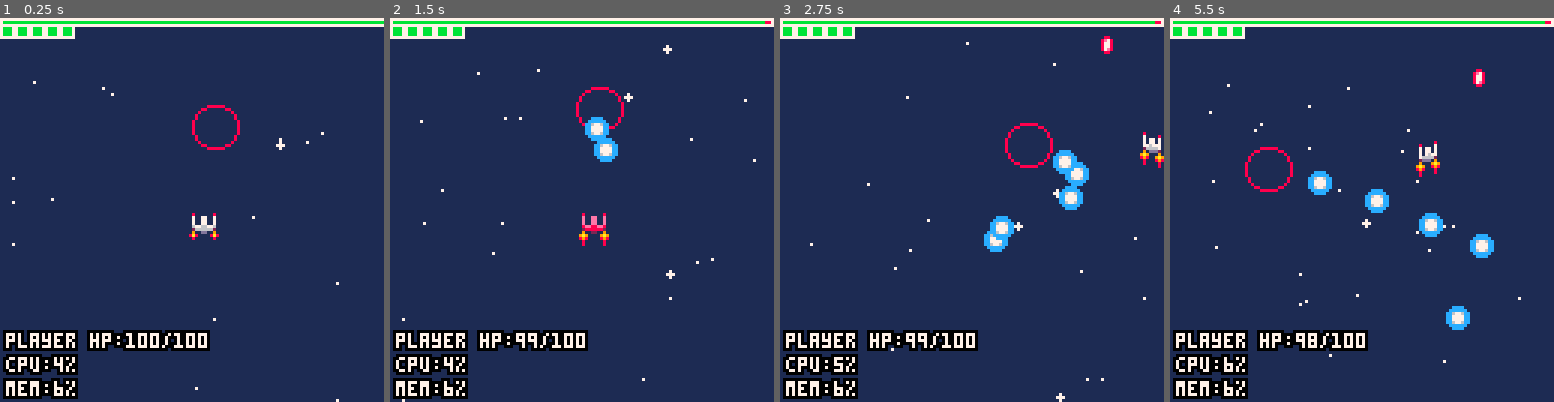
Above: before the commit, frames 1-4 (left to right).
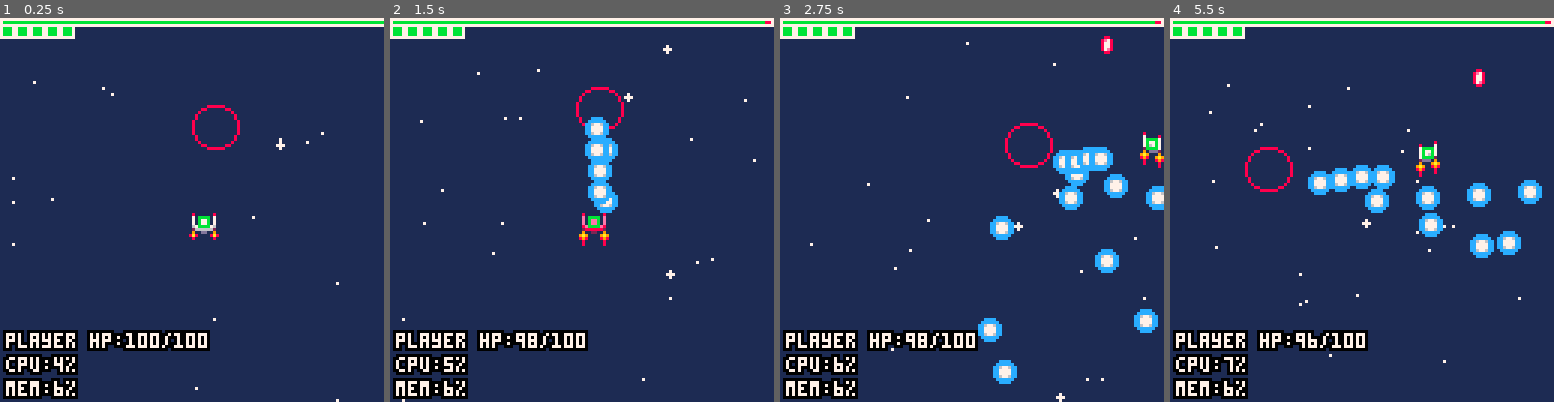
Above: after the commit, the same moments.

Repository: QuentinWidlocher/YogcastJam2020
Game: PICO-8 cartridge game.p8
The game is run twice, just before and just after one commit, with the same random seed, the same clock (stepped at 60 frames per second) and the same inputs.
Inputs:
- Up to frame 1 (0.25 s): no input
- Up to frame 2 (1.5 s): tap X (X key) at 0.33, 1.07 s; tap O (Z key) at 0.7 s
- Up to frame 3 (2.75 s): hold Right 1.6-2.1 s; tap O (Z key) at 1.7, 2.1, 2.5 s; tap X (X key) at 1.85 s; hold Up 2.15-2.42 s; hold Right from 2.47 s (still down)
- Up to frame 4 (5.5 s): tap O (Z key) every 0.4 s from 2.9 to 5.3 s; tap X (X key) at 2.97, 4.08, 5.2 s; release Right at 3.03 s; hold Left 3.08-3.58 s; hold Down 3.63-3.97 s; hold Right 4.02-4.68 s; hold Up 4.73-5.03 s; hold Left from 5.08 s (still down)

The runs differ from the first frame. In frame 1, less than 0.1% of the frame differs, in the area x 51-55%, y 51-55%; in frame 2, 1.1%; in frame 3, 2.8%, in the area x 14-100%, y 31-96%; in frame 4, 2.7%.

Commit message:
:sparkles: Reduced the player's hitbox

Diff:
--- a/src/draw/debug.draw.lua
+++ b/src/draw/debug.draw.lua
@@ -13,4 +13,7 @@
         local dbg = debug[i]
         write(dbg.label..":"..dbg.value, main_camera.x+1, main_camera.y + (SCREEN_SIZE - 8*i), 0,7)
     end
+
+    local x = player:getHitBox()
+    rect(x.x, x.y, x.x + x.w, x.y + x.h, 11)
 end
--- a/src/init/enemies.init.lua
+++ b/src/init/enemies.init.lua
@@ -2,12 +2,14 @@
 enemies = {}
 
 function init_enemies()
+    ---@type BasicEnemy
     enemy = BasicEnemy:new({
         top_left_sprite = 64,
         w = fromOct(2),
         h = fromOct(2),
         x = SCREEN_SIZE / 2,
         y = SCREEN_SIZE / 4,
+        shootingType = BulletstreamShootingType
     })
 
     add(enemies, enemy)
--- a/src/init/player.init.lua
+++ b/src/init/player.init.lua
@@ -1,4 +1,6 @@
 function init_player()
+
+    ---@type Player
     player = Player:new({
         x = SCREEN_SIZE/2,
         y = SCREEN_SIZE/2
--- a/src/models/player.model.lua
+++ b/src/models/player.model.lua
@@ -164,3 +164,12 @@
         spr(self.flameSprite, self.x + self.w - 3, self.y + self.h - 1)
     end
 end
+
+function Player:getHitBox()
+	return {
+        x = self.x + 2,
+        y = self.y + 2,
+        h = self.h - 5,
+        w = self.w - 5,
+    }
+end
--- a/src/models/shooting-types/bulletstream.model.lua
+++ b/src/models/shooting-types/bulletstream.model.lua
@@ -1,4 +1,4 @@
-BulletstreamShootingType = ShootingType
+BulletstreamShootingType = shallowCopy(ShootingType)
 
 function BulletstreamShootingType:shoot(bullet)
     bullet.x = self.from.x
--- a/src/update/bullets.update.lua
+++ b/src/update/bullets.update.lua
@@ -4,7 +4,7 @@
     for i, bullet in pairs(bulletPool) do
         bullet:update()
 
-        if (not bullet.playerVersion and bullet:collide(player)) then
+        if (not bullet.playerVersion and bullet:collide(player:getHitBox())) then
             player:hurt(bullet.dmg)
             add(bulletsToDelete, i)
         end
